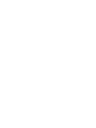
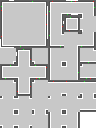
Two versions of the same layered image (96×128). Layer-by-layer changes:
painted on "inner_room_tiles" over [left=0, top=18, right=96, bottom=128]
showed "hull_tiles" over [left=0, top=0, right=96, bottom=128]
